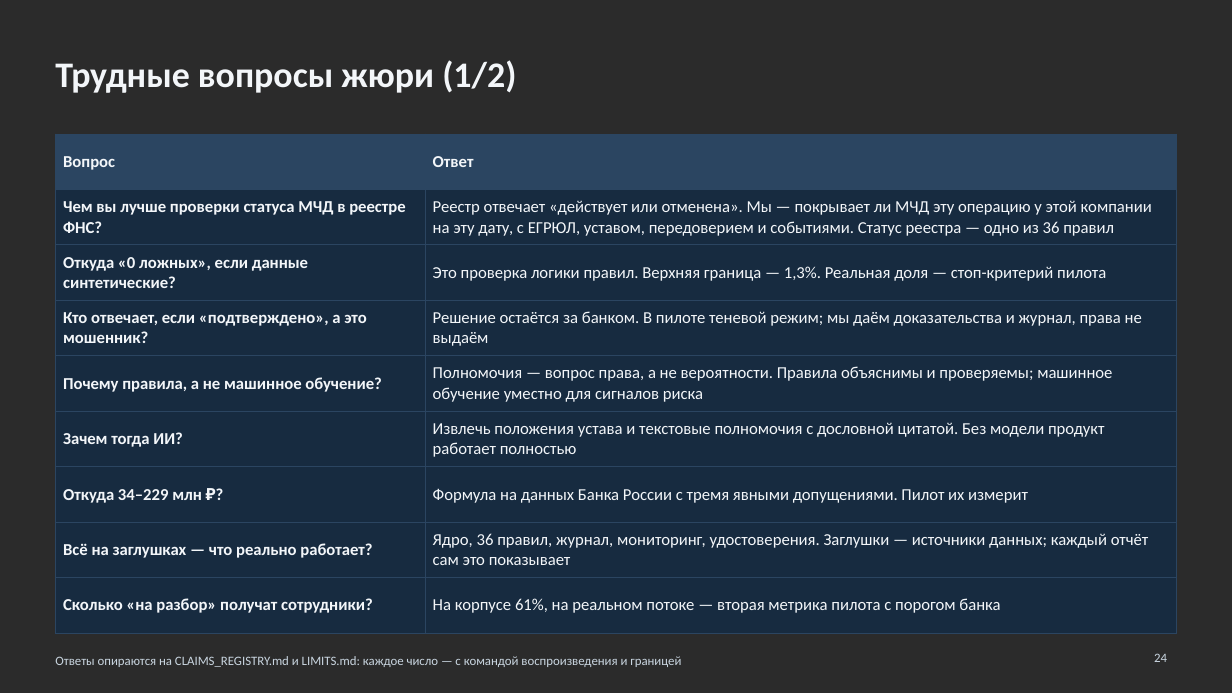
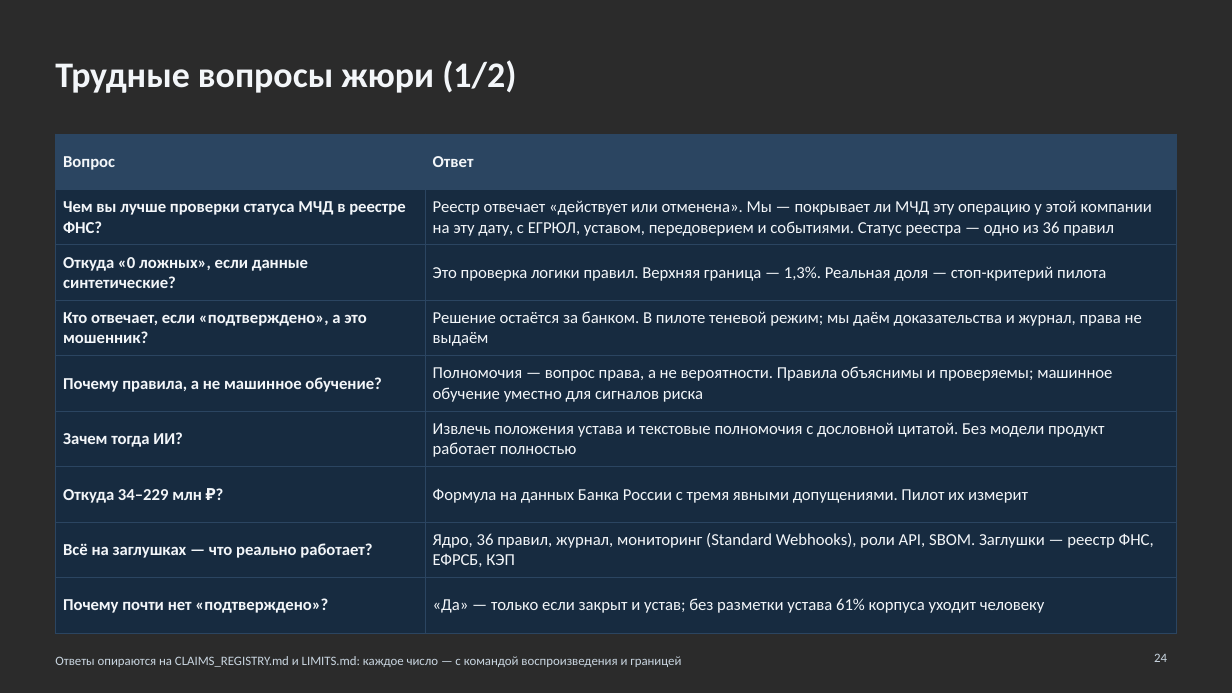
Before and after one commit to KonkovDV/Mandat, a slide deck: slide 24 of Mandat_VTB.pptx. Drawn at 1232x693 pixels with LibreOffice and Linux fonts; fonts in the diff are those of the drawing; background and template pictures are left out; a plain dark background stands for a picture behind light text. Boxes give left, top, right and bottom in pixels: in the first picture for what was removed or moved away, otherwise in the second. Text is boxed around its words. In the diff, an @@ line names an element or a change of style, - is before the commit and + after.

```diff
--- a/Mandat_VTB.pptx
+++ b/Mandat_VTB.pptx
@@ table at [55,134,1177,617] @@
-row 8, column 2: Ядро, 36 правил, журнал, мониторинг, удостоверения. Заглушки — источники данных; каждый отчёт сам это показывает
+row 8, column 2: Ядро, 36 правил, журнал, мониторинг (Standard Webhooks), роли API, SBOM. Заглушки — реестр ФНС, ЕФРСБ, КЭП
-row 9, column 1: Сколько «на разбор» получат сотрудники?
+row 9, column 1: Почему почти нет «подтверждено»?
-row 9, column 2: На корпусе 61%, на реальном потоке — вторая метрика пилота с порогом банка
+row 9, column 2: «Да» — только если закрыт и устав; без разметки устава 61% корпуса уходит человеку
```
Also in this commit, not shown: 3 other slides changed, 3 other files.
